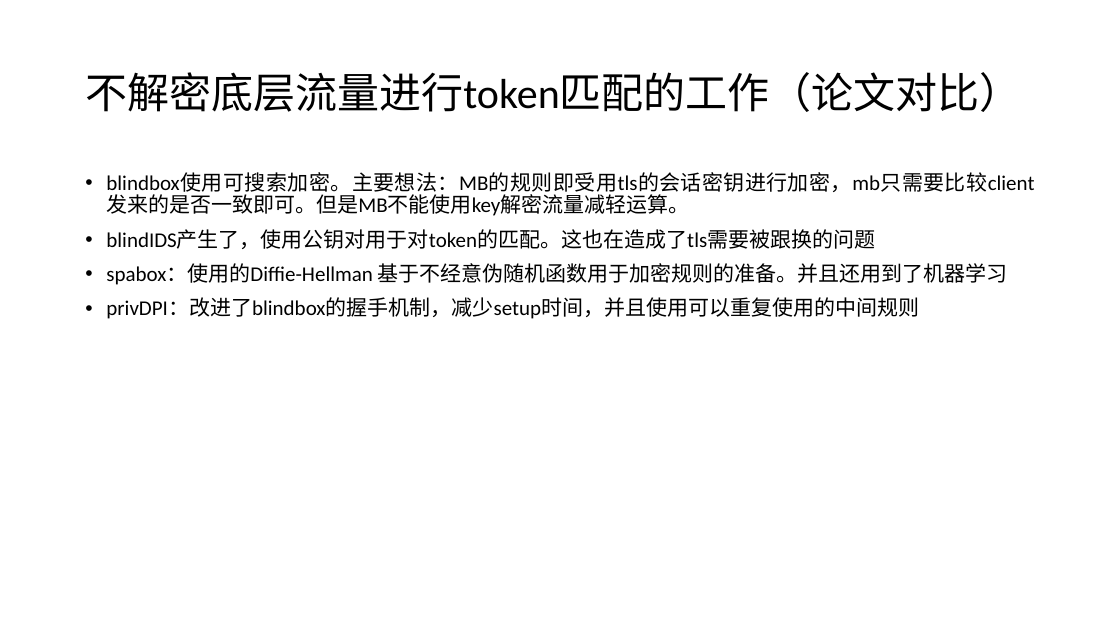
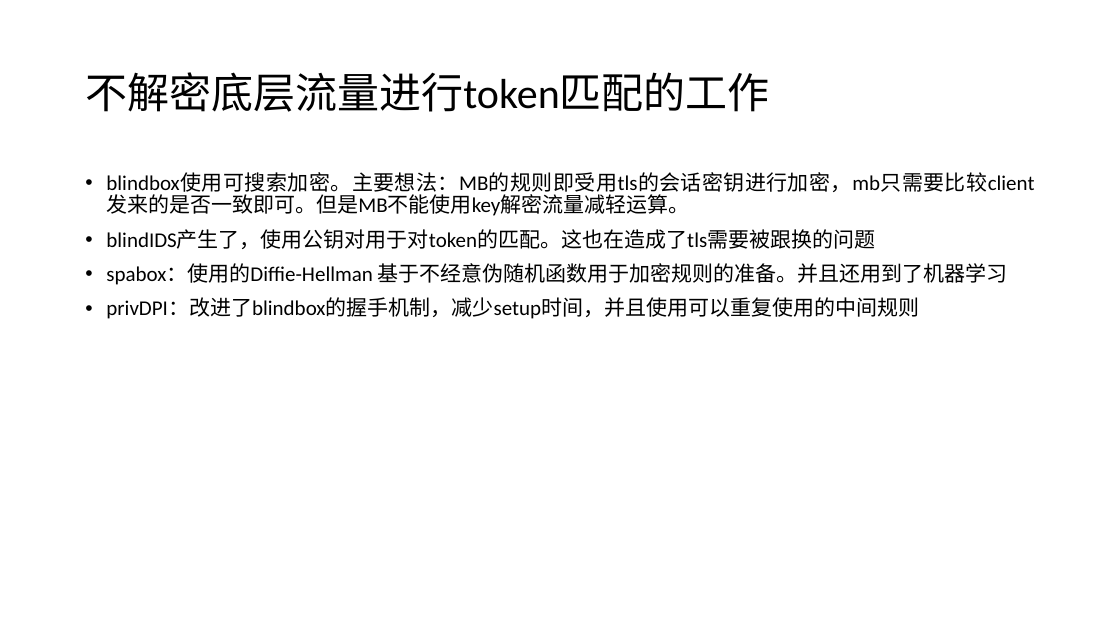
Before and after one commit to mikami-yua/security_papers, a slide deck: slide 23 of 深度包检测.pptx (slide 34 before the commit). Drawn at 1120x630 pixels with LibreOffice and Linux fonts; fonts in the diff are those of the drawing. Boxes give left, top, right and bottom in pixels: in the first picture for what was removed or moved away, otherwise in the second. Text is boxed around its words. In the diff, an @@ line names an element or a change of style, - is before the commit and + after.

```diff
--- a/深度包检测.pptx
+++ b/深度包检测.pptx
@@ title at [85, 72, 769, 112]: text changed @@
-不解密底层流量进行token匹配的工作（论文对比）
+不解密底层流量进行token匹配的工作
```
Also in this commit, not shown: 32 other slides changed, 9 slides added, 8 slides removed, 19 other files.
